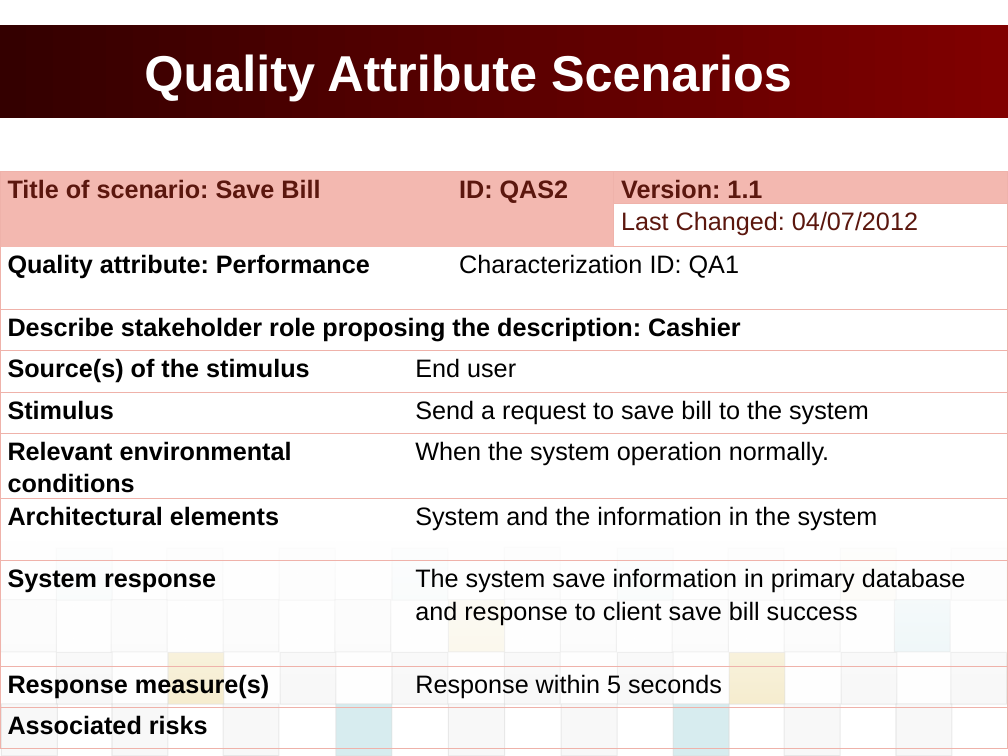
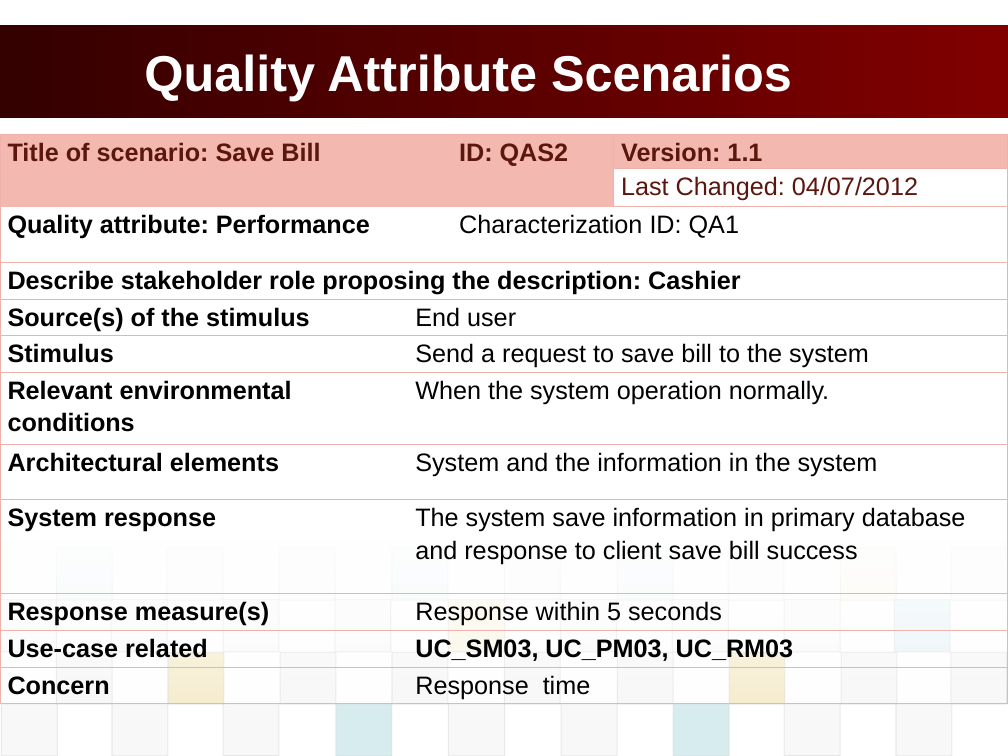
Before and after one commit to vucongthuc/hit-team-2012, a slide deck: slide 18 of Architect and Design/Final Project/K15T2_Team2_FinalProject/POS_Presentation/POS_PresentationSlide.pptx. Drawn at 1008x756 pixels with LibreOffice and Linux fonts; fonts in the diff are those of the drawing; background and template pictures are left out. Boxes give left, top, right and bottom in pixels: in the first picture for what was removed or moved away, otherwise in the second. Text is boxed around its words. In the diff, an @@ line names an element or a change of style, - is before the commit and + after.

```diff
--- a/Architect and Design/Final Project/K15T2_Team2_FinalProject/POS_Presentation/POS_PresentationSlide.pptx
+++ b/Architect and Design/Final Project/K15T2_Team2_FinalProject/POS_Presentation/POS_PresentationSlide.pptx
@@ table at box(0, 134, 1008, 705) @@
-row 11: Associated risks |  |  | 
+row 11: Use-case related | UC_SM03, UC_PM03, UC_RM03 |  | 
+row 12: Concern | Response time |  | 
@@ table: place and size @@
-table at box(0, 171, 1008, 756)
+table at box(0, 134, 1008, 705)
```
Also in this commit, not shown: 11 other slides changed, 1 slide removed, 1 other file.
